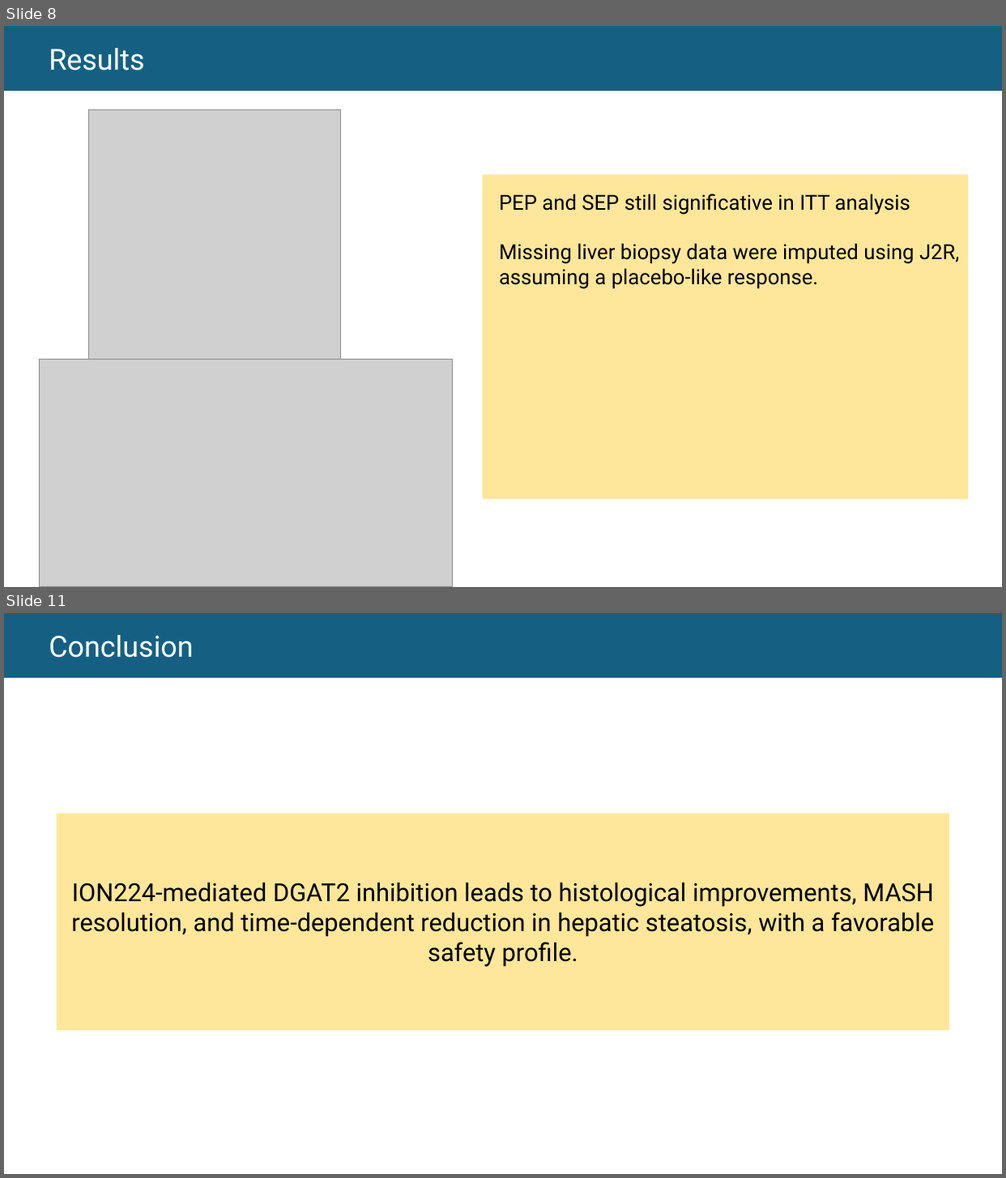
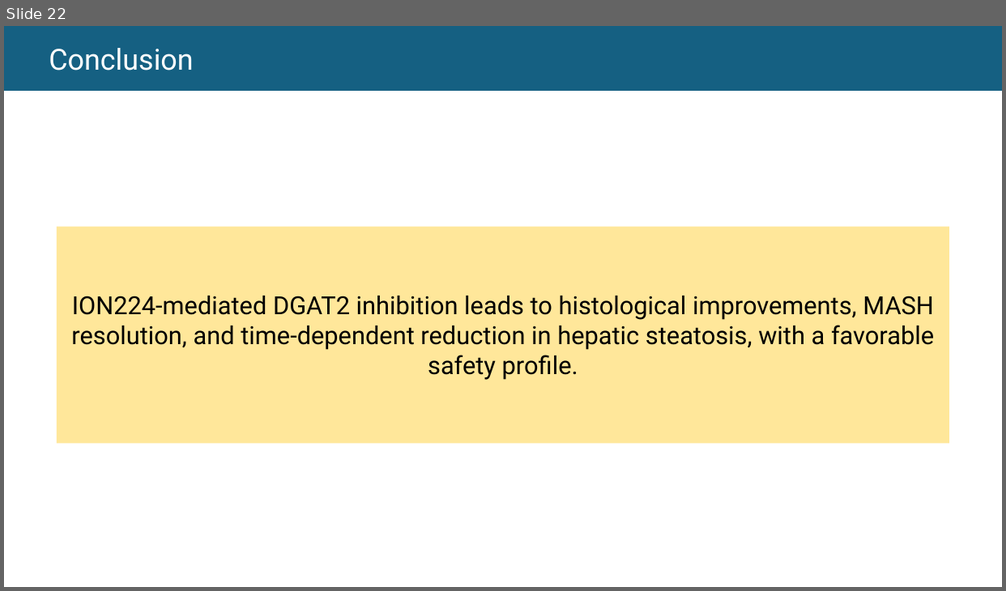
Before and after one commit to thomashusson29/M2biostatistiques, a slide deck: S1/devoirEO/Oral M2.pptx. Shown one above the other, each under a label of ours: slides 8 and 11 before the commit, slide 22 after it; the slides between them are not shown. The pictures are 1006x1178 and 1006x591 pixels, drawn with LibreOffice and Linux fonts; fonts in the diff are those of the drawing; grey boxes stand for pictures. Boxes give left, top, right and bottom in pixels: in the first picture for what was removed or moved away, otherwise in the second. Text is boxed around its words. In the diff, an @@ line names an element or a change of style, - is before the commit and + after.

```diff
--- a/S1/devoirEO/Oral M2.pptx
+++ b/S1/devoirEO/Oral M2.pptx
@@ slide 8 removed at (x1=4, y1=26, x2=1002, y2=587), background #FFFFFF @@
@@ rectangle removed at (x1=4, y1=26, x2=1002, y2=90) @@
-  Results
@@ picture removed at (x1=88, y1=110, x2=341, y2=374) @@
@@ rectangle removed at (x1=483, y1=175, x2=968, y2=500) @@
@@ text removed at (x1=499, y1=194, x2=959, y2=289) @@
-PEP and SEP still significative in ITT analysis
-Missing liver biopsy data were imputed using J2R, assuming a placebo-like response.
@@ picture removed at (x1=39, y1=359, x2=452, y2=587) @@
@@ what was slide 11 is now slide 22 @@
```
Also in this commit, not shown: 3 slides changed, 18 slides added, 6 other slides removed, 31 other files.
